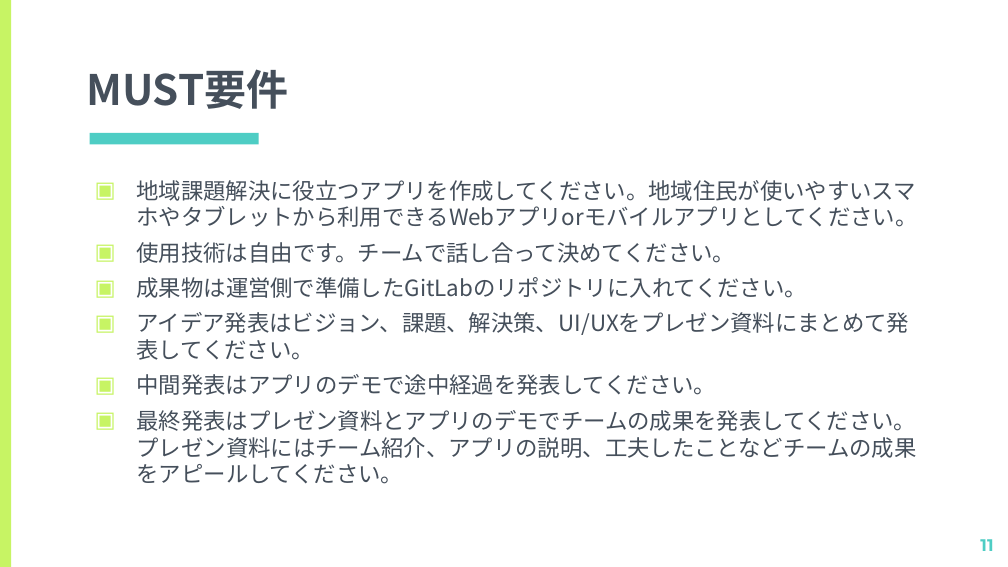
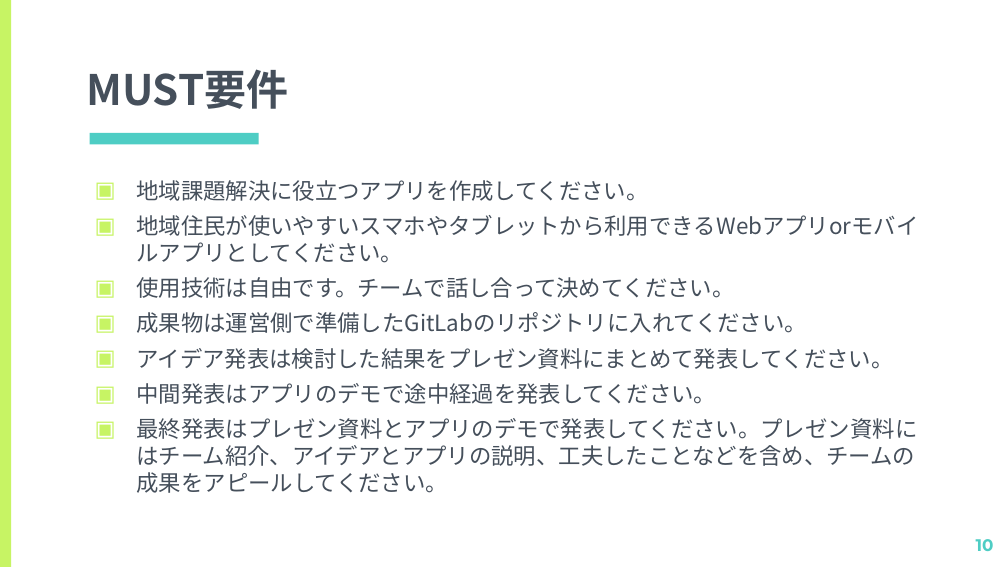
Before and after one commit to kiyohome/wacchi, a slide deck: slide 10 of 2021/ITで地域課題を解決しよう.pptx (slide 11 before the commit). Drawn at 1008x567 pixels with LibreOffice and Linux fonts; fonts in the diff are those of the drawing. Boxes give left, top, right and bottom in pixels: in the first picture for what was removed or moved away, otherwise in the second. Text is boxed around its words. In the diff, an @@ line names an element or a change of style, - is before the commit and + after.

Commit message:
21年度の会津大向け勉強会資料の追加

```diff
--- a/2021/ITで地域課題を解決しよう.pptx
+++ b/2021/ITで地域課題を解決しよう.pptx
@@ text at [137,180,919,263]: text changed @@
-▣ 地域課題解決に役立つアプリを作成してください。地域住民が使いやすいスマホやタブレットから利用できるWebアプリorモバイルアプリとしてください。
+▣ 地域課題解決に役立つアプリを作成してください。
+▣ 地域住民が使いやすいスマホやタブレットから利用できるWebアプリorモバイルアプリとしてください。
@@ text at [137,348,894,369]: text changed @@
-▣ アイデア発表はビジョン、課題、解決策、UI/UXをプレゼン資料にまとめて発表してください。
+▣ アイデア発表は検討した結果をプレゼン資料にまとめて発表してください。
@@ text at [137,418,918,493]: text changed @@
-▣ 最終発表はプレゼン資料とアプリのデモでチームの成果を発表してください。プレゼン資料にはチーム紹介、アプリの説明、工夫したことなどチームの成果をアピールしてください。
+▣ 最終発表はプレゼン資料とアプリのデモで発表してください。プレゼン資料にはチーム紹介、アイデアとアプリの説明、工夫したことなどを含め、チームの成果をアピールしてください。
@@ page number at [976,539,994,551]: text changed @@
-11
+10
```
Also in this commit, not shown: 9 other slides changed, 4 slides added, 5 slides removed, 1 other file.
